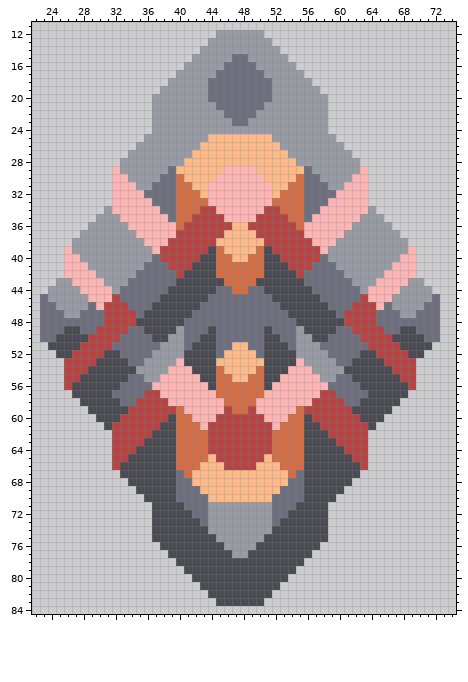
One commit to this sprite sheet: sprites/units/katla.png. The first picture shows the starting point.
The file is 96x96 pixels. Shown: x 22..74, y 11..84.
After:
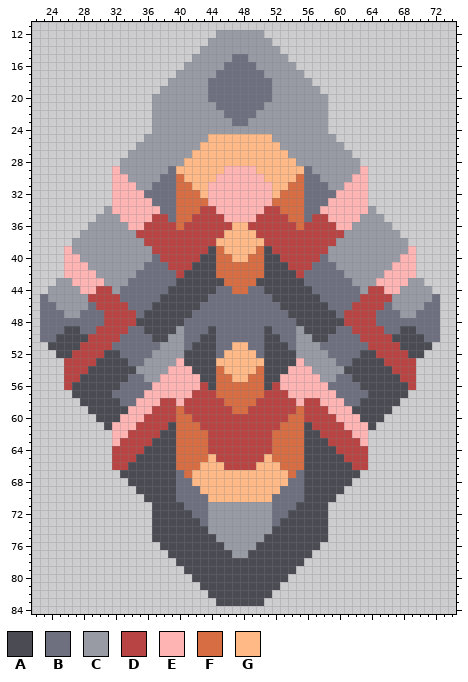
Palette (. is transparent): A #4a4b53  B #6e7080  C #989aa4  D #b94444  E #ffb4b4  F #d76d42  G #ffb987
Changes in this commit:
y 35: x 37..38 EE -> DD; x 57..58 EE -> DD
y 36: x 36..39 EEEE -> DDDD; x 56..59 EEEE -> DDDD
y 37: x 35..39 EEEEE -> DDDDD; x 56..60 EEEEE -> DDDDD
y 38: x 36..38 EEE -> DDD; x 57..59 EEE -> DDD
y 39: x 37 E -> D; x 58 E -> D
y 44: x 30..31 EE -> DD; x 64..65 EE -> DD
y 45: x 29..31 EEE -> DDD; x 64..66 EEE -> DDD
y 46: x 30 E -> D; x 65 E -> D
y 56: x 43 E -> D; x 52 E -> D
y 57: x 36..37 DD -> EE; x 42..44 EEE -> DDD; x 51..53 EEE -> DDD; x 58..59 DD -> EE
y 58: x 35..37 DDD -> EEE; x 39 E -> D; x 41..45 EEEEE -> DDDDD; x 50..54 EEEEE -> DDDDD; x 56 E -> D; x 58..60 DDD -> EEE
y 59: x 34..36 DDD -> EEE; x 41..45 EEEEE -> DDDDD; x 50..54 EEEEE -> DDDDD; x 59..61 DDD -> EEE
y 60: x 33..35 DDD -> EEE; x 39 A -> D; x 42..44 EEE -> DDD; x 51..53 EEE -> DDD; x 56 A -> D; x 60..62 DDD -> EEE
y 61: x 32..34 DDD -> EEE; x 38 A -> D; x 43 E -> D; x 52 E -> D; x 57 A -> D; x 61..63 DDD -> EEE
y 62: x 32..33 DD -> EE; x 37 A -> D; x 58 A -> D; x 62..63 DD -> EE
y 63: x 32 D -> E; x 36 A -> D; x 59 A -> D; x 63 D -> E
y 64: x 35 A -> D; x 60 A -> D
y 65: x 34 A -> D; x 61 A -> D
y 66: x 33 A -> D; x 62 A -> D
